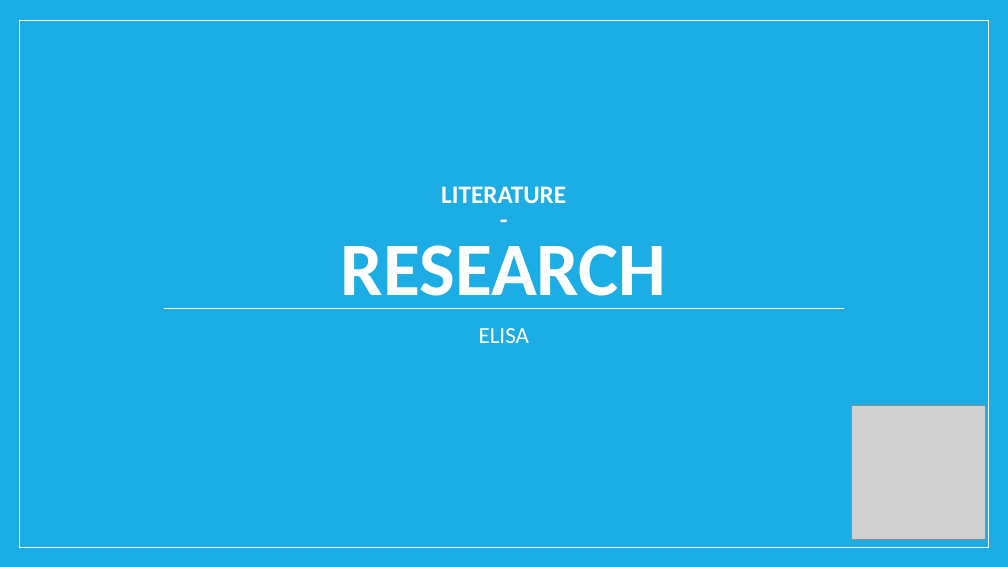
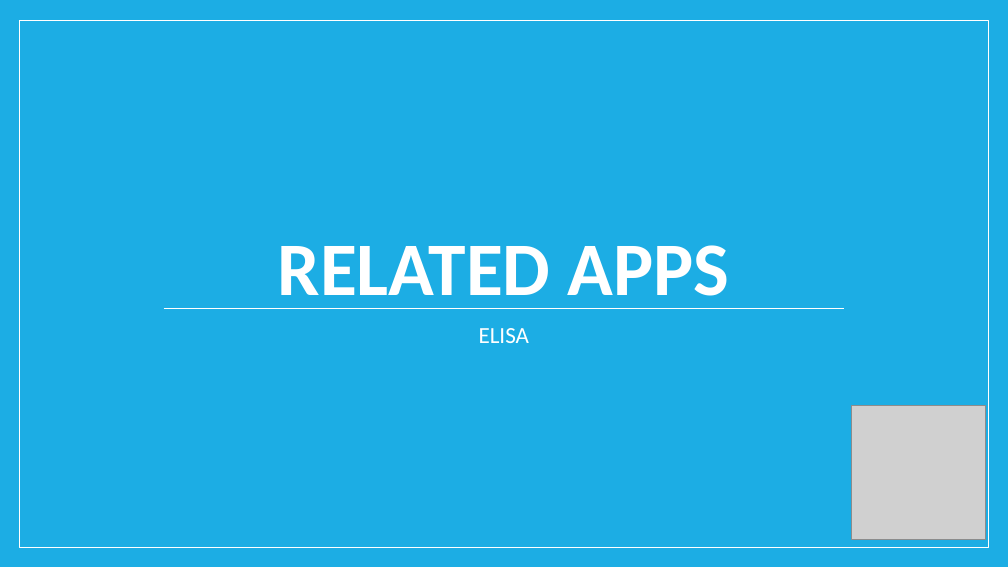
Before and after one commit to riedmaph/einkaufsliste, a slide deck: slide 1 of usabilityEngineering/A1/MaS_literatureResearch.pptx. Drawn at 1008x567 pixels with LibreOffice and Linux fonts; fonts in the diff are those of the drawing; grey boxes stand for pictures. Boxes give left, top, right and bottom in pixels: in the first picture for what was removed or moved away, otherwise in the second. Text is boxed around its words. In the diff, an @@ line names an element or a change of style, - is before the commit and + after.

Commit message:
add related apps slides

```diff
--- a/usabilityEngineering/A1/MaS_literatureResearch.pptx
+++ b/usabilityEngineering/A1/MaS_literatureResearch.pptx
@@ title at [278,245,730,309]: text changed; size 24 to 72 pt @@
-LITERATURE
--
-RESEARCH
+RELATED APPS
```
Also in this commit, not shown: 2 slides added, 2 slides removed.
